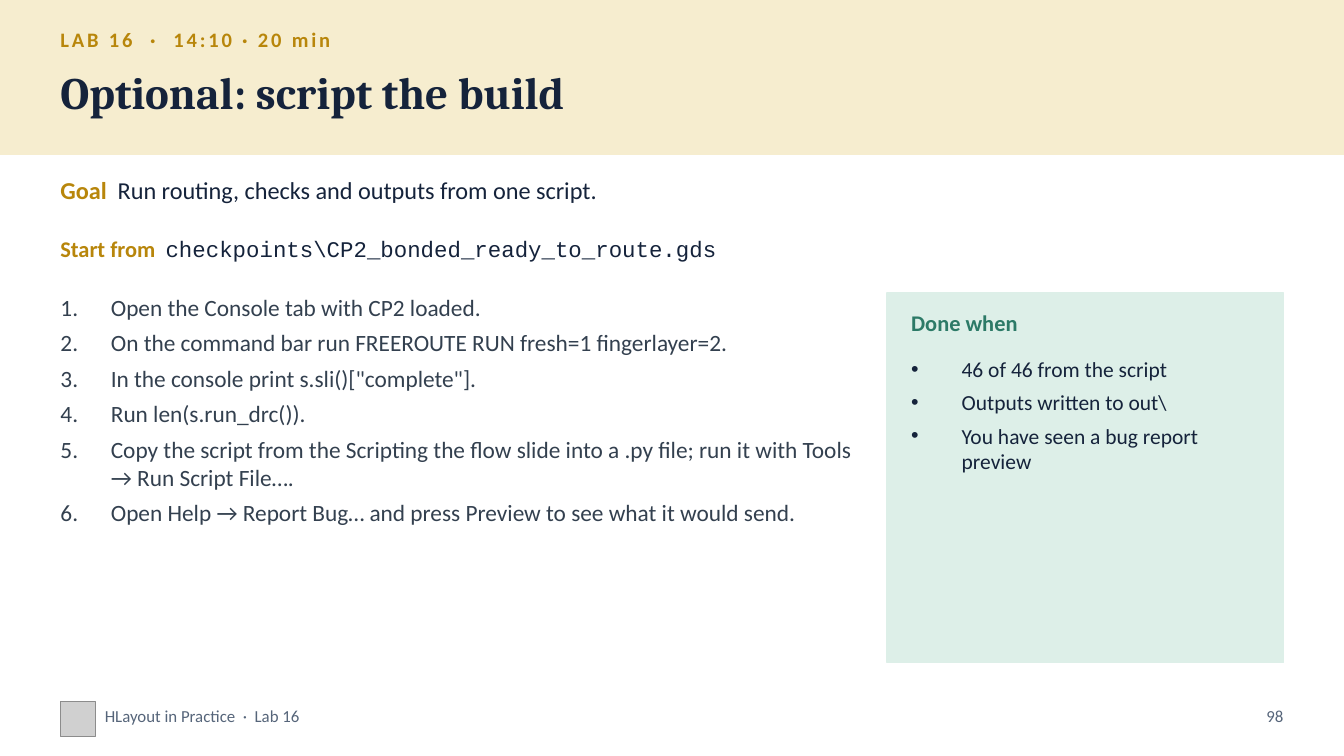
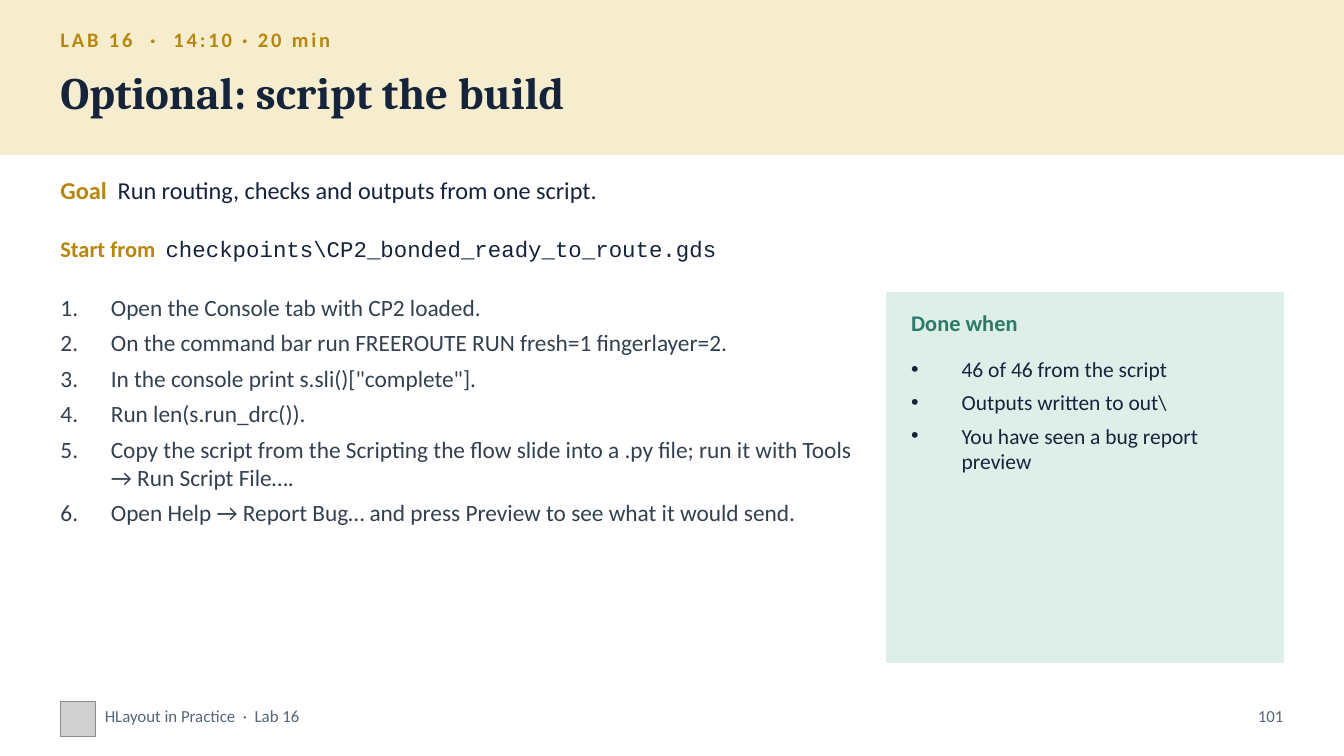
Before and after one commit to alvinmb/Hlayout, a slide deck: slide 101 of training/HLayout_Training_ALU8.pptx (slide 98 before the commit). Drawn at 1344x756 pixels with LibreOffice and Linux fonts; fonts in the diff are those of the drawing; grey boxes stand for pictures. Boxes give left, top, right and bottom in pixels: in the first picture for what was removed or moved away, otherwise in the second. Text is boxed around its words. In the diff, an @@ line names an element or a change of style, - is before the commit and + after.

```diff
--- a/training/HLayout_Training_ALU8.pptx
+++ b/training/HLayout_Training_ALU8.pptx
@@ text at bbox=[1258, 711, 1284, 722]: text changed @@
-98
+101
```
Also in this commit, not shown: 53 other slides changed, 3 slides added, 11 other files.
